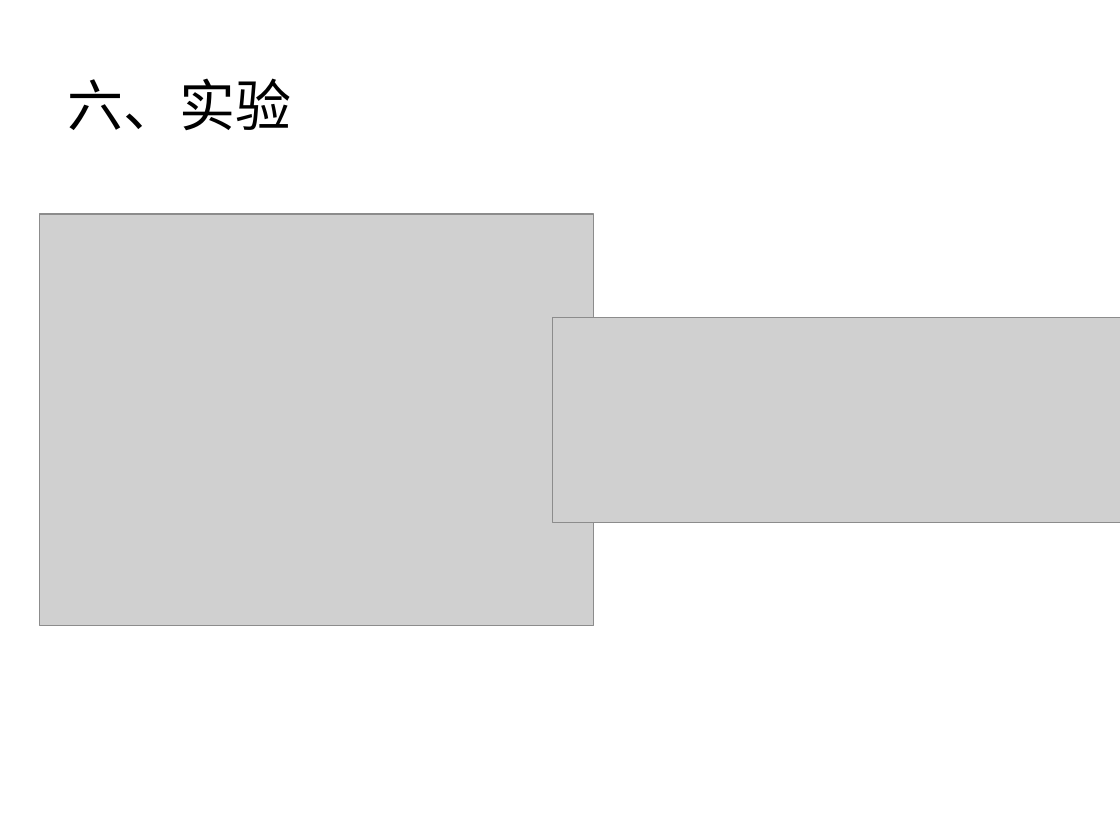
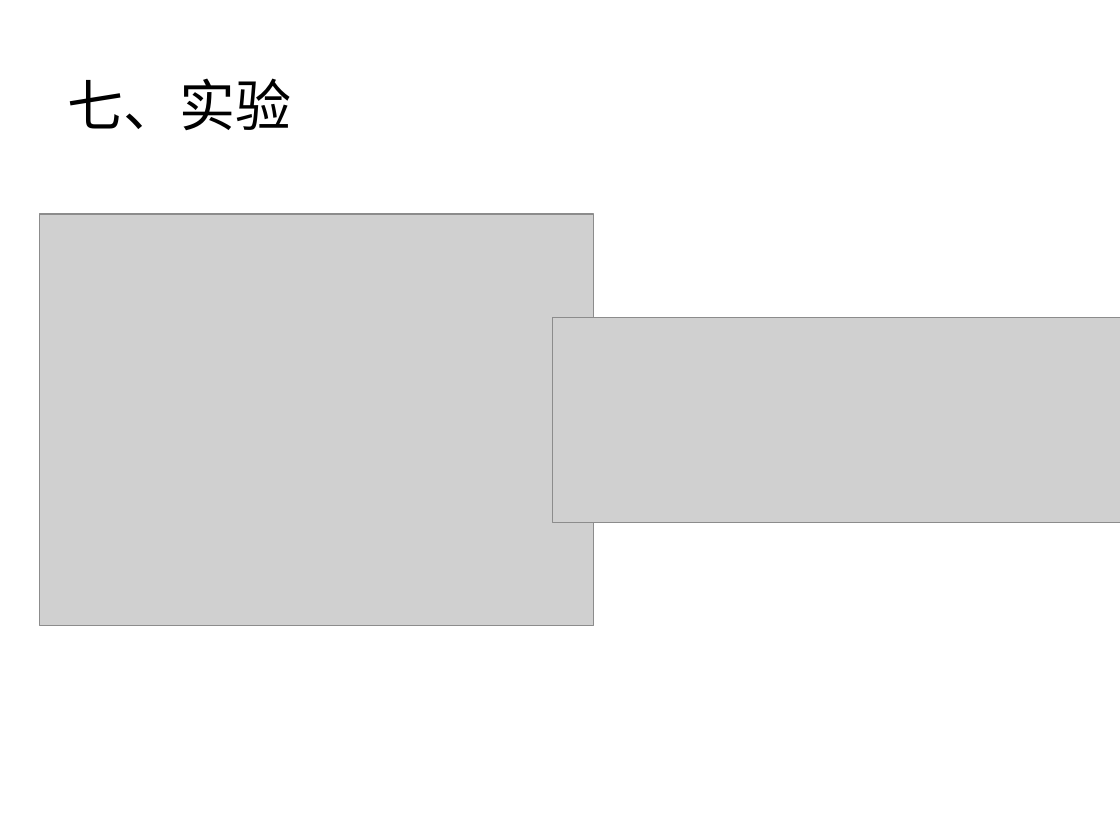
Before and after one commit to wuxingdexian/seminar, a slide deck: slide 47 of Shark SQL and Rich Analytics at Scale.pptx (slide 40 before the commit). Drawn at 1120x840 pixels with LibreOffice and Linux fonts; fonts in the diff are those of the drawing; grey boxes stand for pictures. Boxes give left, top, right and bottom in pixels: in the first picture for what was removed or moved away, otherwise in the second. Text is boxed around its words. In the diff, an @@ line names an element or a change of style, - is before the commit and + after.

```diff
--- a/Shark SQL and Rich Analytics at Scale.pptx
+++ b/Shark SQL and Rich Analytics at Scale.pptx
@@ title at (x1=67, y1=78, x2=291, y2=131): text changed @@
-六、实验
+七、实验
```
Also in this commit, not shown: 18 other slides changed, 8 slides added.
